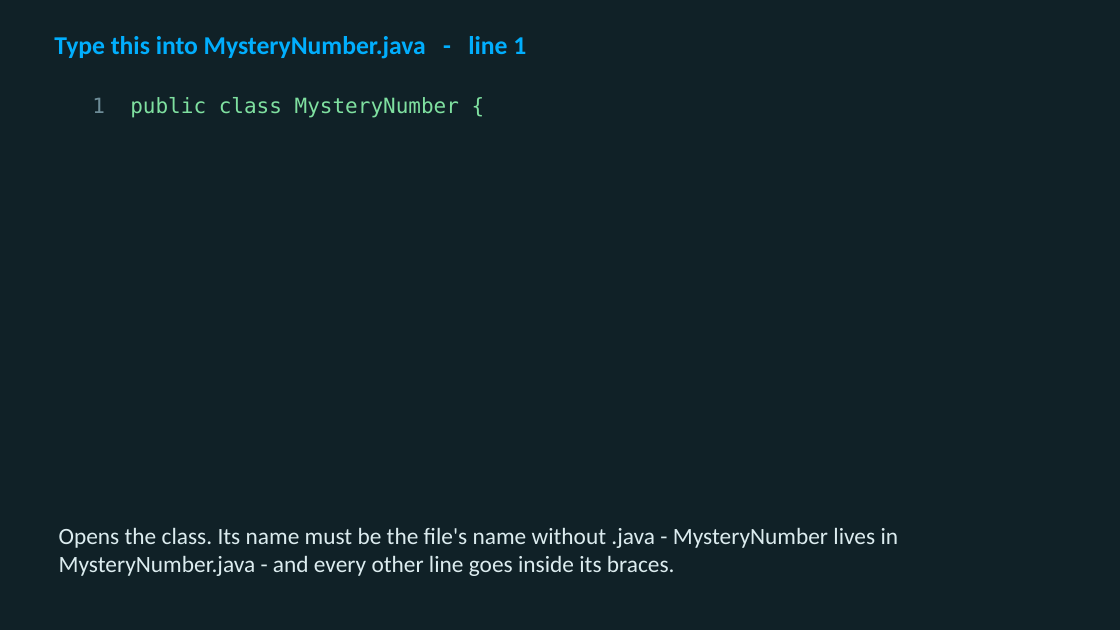
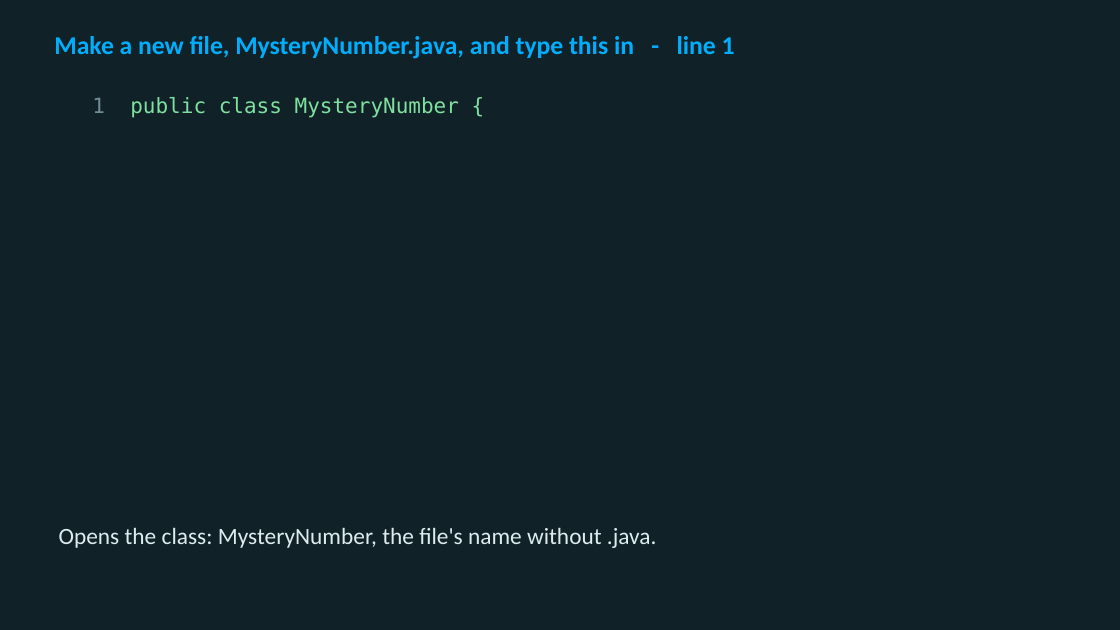
Before and after one commit to utgapps/utgapps.github.io, a slide deck: slide 29 of cs701/slides/week-02.pptx. Drawn at 1120x630 pixels with LibreOffice and Linux fonts; fonts in the diff are those of the drawing. Boxes give left, top, right and bottom in pixels: in the first picture for what was removed or moved away, otherwise in the second. Text is boxed around its words. In the diff, an @@ line names an element or a change of style, - is before the commit and + after.

```diff
--- a/cs701/slides/week-02.pptx
+++ b/cs701/slides/week-02.pptx
@@ text at bbox=[54, 36, 735, 59]: text changed @@
-Type this into MysteryNumber.java - line 1
+Make a new file, MysteryNumber.java, and type this in - line 1
@@ text at bbox=[59, 527, 657, 548]: text changed @@
-Opens the class. Its name must be the file's name without .java - MysteryNumber lives in MysteryNumber.java - and every other line goes inside its braces.
+Opens the class: MysteryNumber, the file's name without .java.
```
Also in this commit, not shown: 3 other slides changed, 47 other files.
